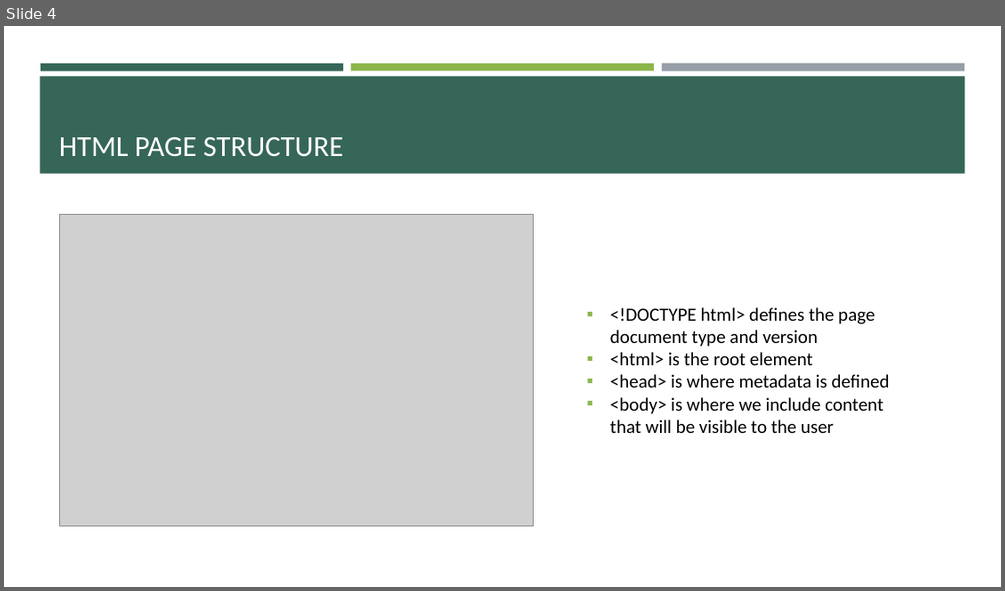
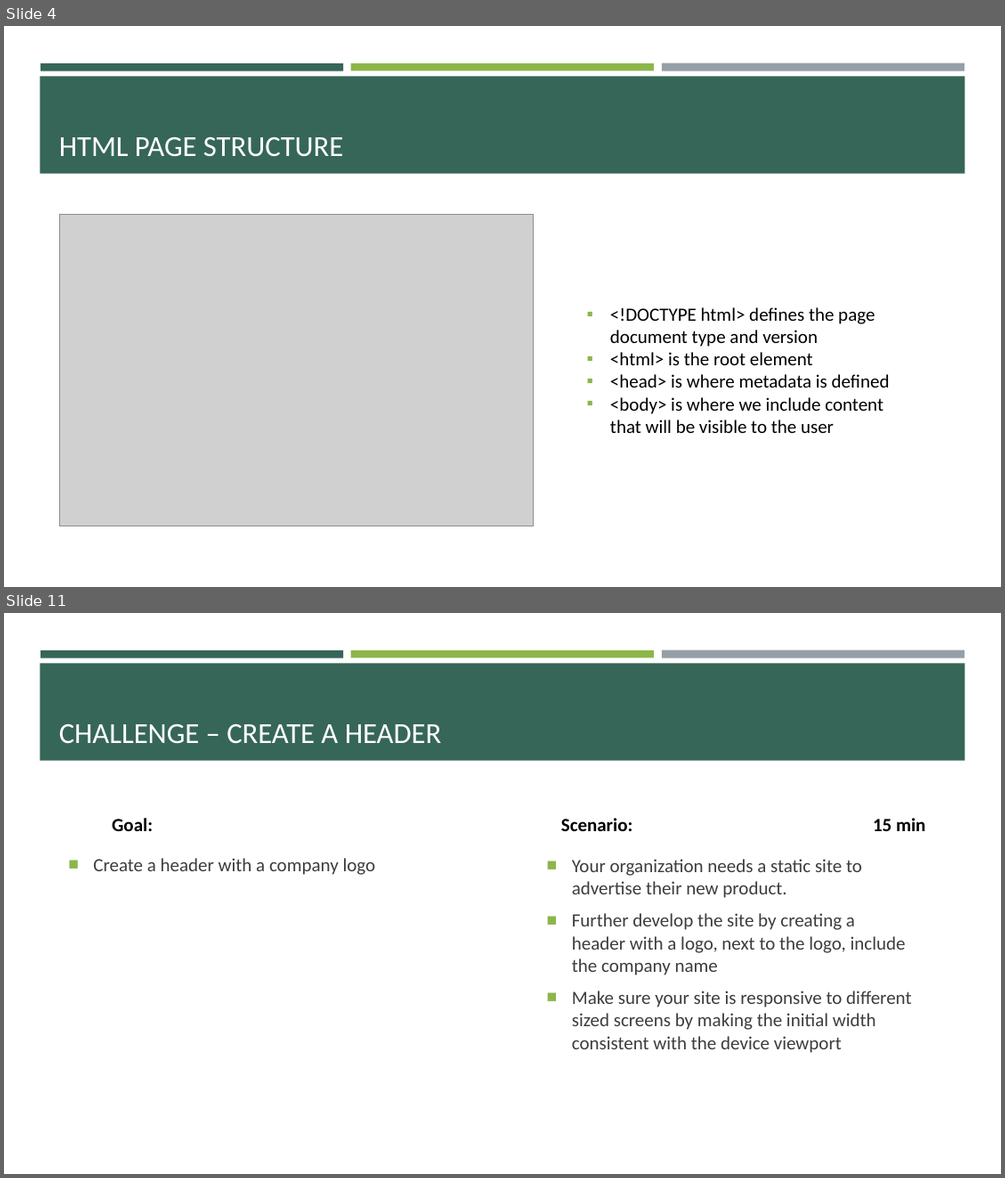
Before and after one commit to e-m-wilson/SNOW, a slide deck: Week_1/003-HTML_&_CSS/HTML-CSS.pptx. Shown one above the other, each under a label of ours: slide 4 before the commit, slides 4 and 11 after it; the slides between them are not shown. The pictures are 1005x591 and 1005x1178 pixels, drawn with LibreOffice and Linux fonts; fonts in the diff are those of the drawing; grey boxes stand for pictures. Boxes give left, top, right and bottom in pixels: in the first picture for what was removed or moved away, otherwise in the second. Text is boxed around its words. In the diff, an @@ line names an element or a change of style, - is before the commit and + after.

```diff
--- a/Week_1/003-HTML_&_CSS/HTML-CSS.pptx
+++ b/Week_1/003-HTML_&_CSS/HTML-CSS.pptx
@@ slide 11 added at (4,613,1001,1174), background #FFFFFF; not listed: 4 template elements that a slide beside it also shows @@
@@ title added at (59,724,442,743), 28 pt, text #FFFFFF @@
+CHALLENGE – CREATE A HEADER
@@ text added at (112,818,153,831), 18 pt, text #000000, bold @@
+Goal:
@@ text added at (561,818,925,831), 18 pt, text #000000, bold @@
+Scenario: 15 min
@@ text added at (93,858,376,875), 18 pt, text #3D3D3D @@
+■ Create a header with a company logo
@@ text added at (572,859,911,1053), 18 pt, text #3D3D3D @@
+■ Your organization needs a static site to advertise their new product.
+■ Further develop the site by creating a header with a logo, next to the logo, include the company name
+■ Make sure your site is responsive to different sized screens by making the initial width consistent with the device viewport
```
Also in this commit, not shown: 2 slides changed, 16 other slides added, 2 other files.
